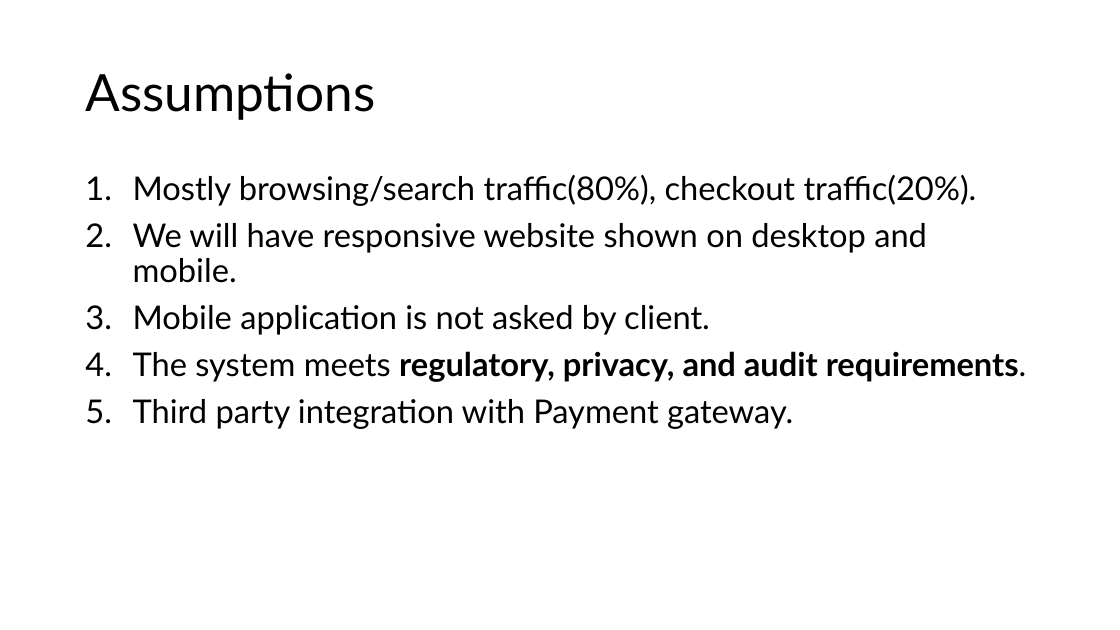
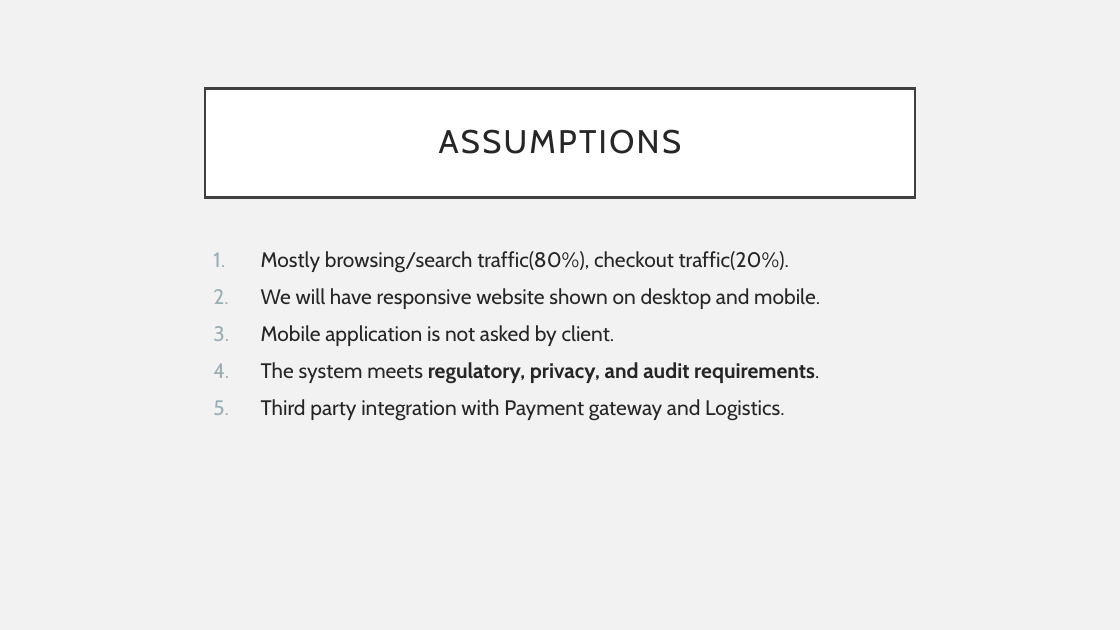
Before and after one commit to demorishi/ecommerce-demo, a slide deck: slide 5 of Documentation/E-Commerce Case Study.pptx. Drawn at 1120x630 pixels with LibreOffice and Linux fonts; fonts in the diff are those of the drawing. Boxes give left, top, right and bottom in pixels: in the first picture for what was removed or moved away, otherwise in the second. Text is boxed around its words. In the diff, an @@ line names an element or a change of style, - is before the commit and + after.

```diff
--- a/Documentation/E-Commerce Case Study.pptx
+++ b/Documentation/E-Commerce Case Study.pptx
@@ background #FFFFFF to #F2F2F2 @@
@@ title "ASSUMPTIONS": place and size @@
-title "ASSUMPTIONS" at (85, 73, 375, 120)
+title "ASSUMPTIONS" at (205, 88, 915, 197)
@@ title "ASSUMPTIONS" at (205, 88, 915, 197): fill none to #FFFFFF; outline none to #404040 2.5 pt @@
@@ title at (439, 129, 682, 154): text changed; size 44 to 28 pt; font Lato to Cabin; text colour #000000 to #262626 @@
-Assumptions
+ASSUMPTIONS
@@ text "Mostly browsing/search traffic(80%), checkout traffic(20%).": place and size @@
-text "Mostly browsing/search traffic(80%), checkout traffic(20%)." at (133, 175, 1026, 429)
+text "Mostly browsing/search traffic(80%), checkout traffic(20%)." at (261, 251, 820, 421)
@@ text at (261, 251, 820, 383): size 28 to 18 pt, font Lato to Cabin, text colour #000000 to #262626 in "Mostly browsing/search traffic(80%), checkout traffic(20%).", "We will have responsive website shown on ...", "Mobile application is not asked by client.", "The system meets regulatory, privacy, and audit ..."; line spacing 0.9 to 1 @@
@@ text at (261, 399, 784, 421): text changed; size 28 to 18 pt; font Lato to Cabin; text colour #000000 to #262626 @@
-5. Third party integration with Payment gateway.
+5. Third party integration with Payment gateway and Logistics.
```
Also in this commit, not shown: 8 other slides changed, 3 slides added, 6 other files.
